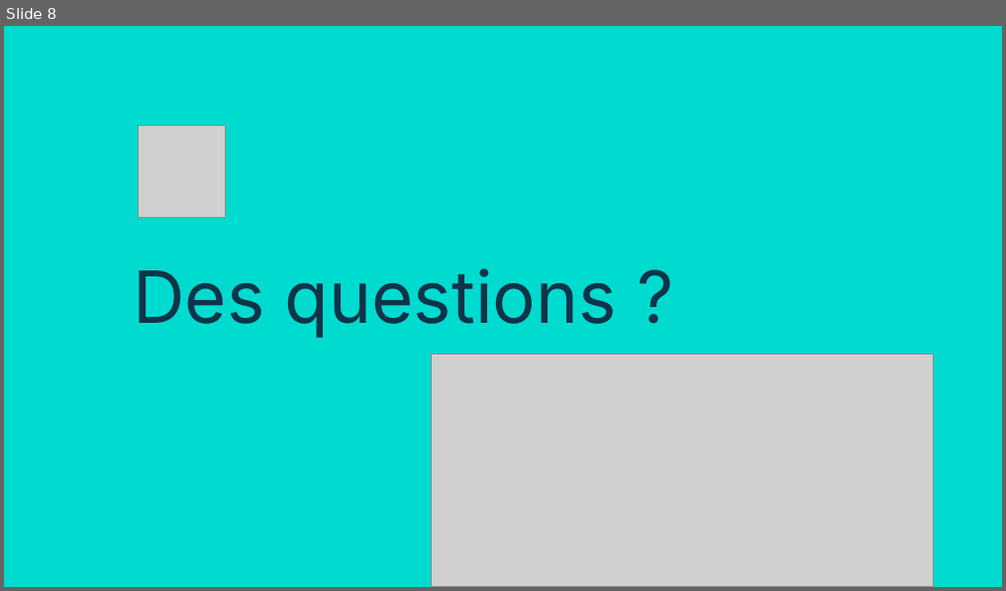
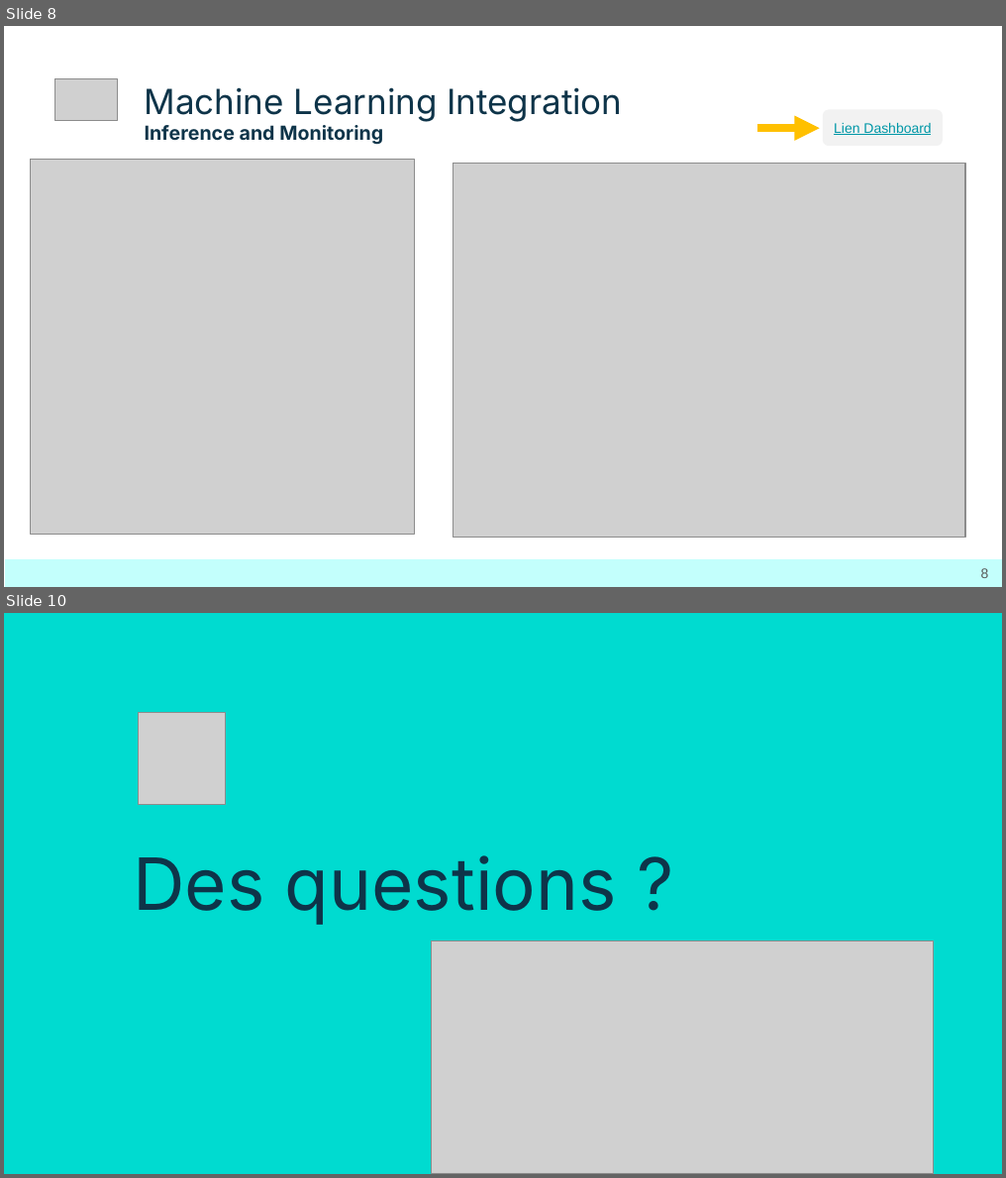
Before and after one commit to Sheikoh/Projet_Stripe, a slide deck: B2_Stripe.pptx. Shown one above the other, each under a label of ours: slide 8 before the commit, slides 8 and 10 after it; the slides between them are not shown. The pictures are 1006x591 and 1006x1178 pixels, drawn with LibreOffice and Linux fonts; fonts in the diff are those of the drawing; grey boxes stand for pictures. Boxes give left, top, right and bottom in pixels: in the first picture for what was removed or moved away, otherwise in the second. Text is boxed around its words. In the diff, an @@ line names an element or a change of style, - is before the commit and + after.

```diff
--- a/B2_Stripe.pptx
+++ b/B2_Stripe.pptx
@@ slide 8 added at (x1=4, y1=26, x2=1002, y2=587), background #FFFFFF @@
@@ picture added at (x1=54, y1=78, x2=118, y2=121) @@
@@ title added at (x1=145, y1=87, x2=622, y2=122), 25 pt, text #0E3449 @@
+Machine Learning Integration
@@ rounded rectangle added at (x1=823, y1=110, x2=943, y2=146), fill #F2F2F2 @@
@@ text added at (x1=145, y1=125, x2=383, y2=145), 14 pt, text #0E3449, bold @@
+Inference and Monitoring
@@ arrow added from (757, 128) to (820, 128), #FFC000 6 pt @@
@@ text added at (x1=834, y1=123, x2=931, y2=135), 10 pt, text #0097A7, underline @@
+Lien Dashboard
@@ picture added at (x1=30, y1=160, x2=415, y2=534) @@
@@ picture added at (x1=453, y1=164, x2=965, y2=538) @@
@@ rectangle added at (x1=5, y1=560, x2=1002, y2=586), fill #C3FFFC @@
@@ page number added at (x1=981, y1=569, x2=989, y2=578), 10 pt, text #595959 @@
+8
@@ what was slide 8 is now slide 10 @@
```
Also in this commit, not shown: 1 slide changed, 7 other slides added, 6 slides removed, 1 other file.
